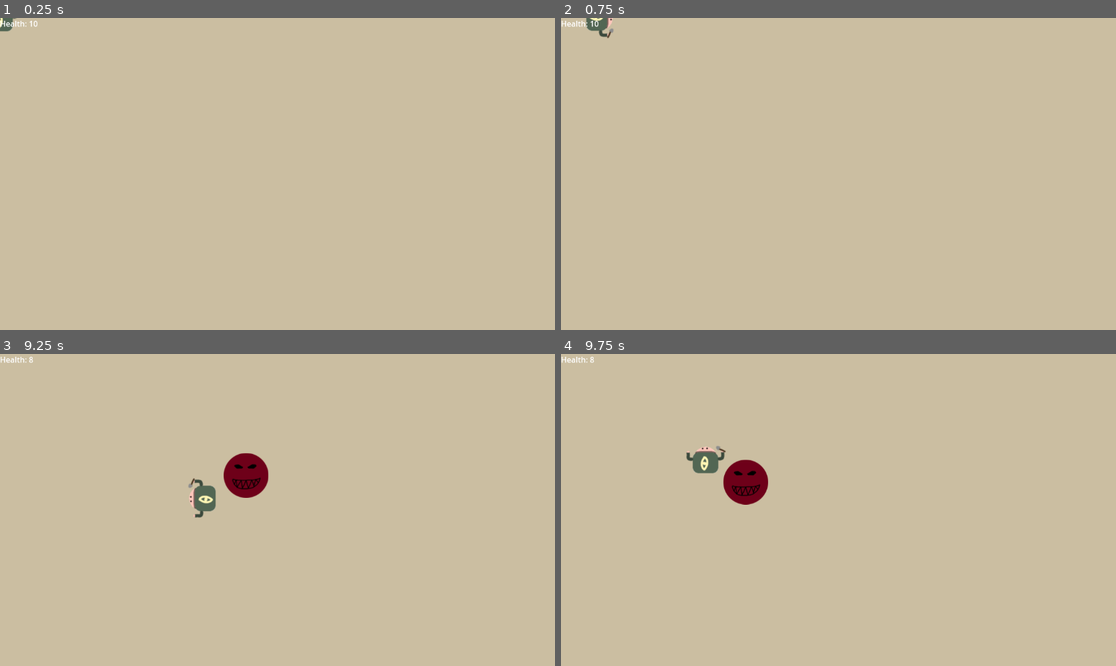
Above: before the commit, frames 1-4 (two rows, left to right).
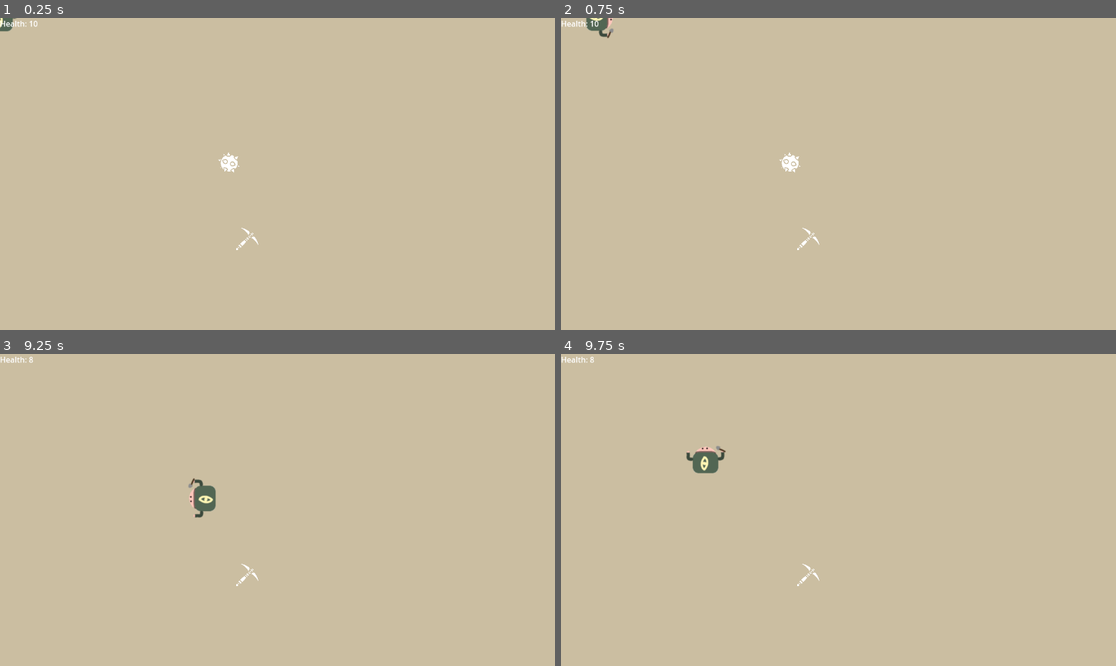
Above: after the commit, the same moments.

Repository: DonYall/Beneath-The-Earth
Game: Godot game, scene res://Scenes/Main.tscn
Two runs of this game, one before a commit and one after it. Both use one fixed random seed, a clock stepped at 60 frames per second and the inputs below.
Inputs:
- Up to frame 1 (0.25 s): no input
- Up to frame 2 (0.75 s): tap Enter at 0.5 s; hold Right (move_right) from 0.53 s (still down)
- Up to frame 3 (9.25 s): release Right (move_right) at 1.28 s; hold Down (move_down) 1.28-2.03 s; hold Right (move_right) 2.03-2.78 s; hold Up (move_up) 2.78-3.53 s; hold Left (move_left) 3.53-5.03 s; hold Down (move_down) 5.03-5.78 s; hold Right (move_right) 5.78-6.53 s; hold Up (move_up) 6.53-7.28 s; hold Right (move_right) 7.28-8.03 s; hold Down (move_down) 8.03-8.78 s; hold Left (move_left) from 8.78 s (still down)
- Up to frame 4 (9.75 s): release Left (move_left) at 9.53 s; hold Up (move_up) from 9.53 s (still down)

The runs differ from the first frame. In frame 1, 0.2% of the frame differs, in the area x 39-47%, y 42-75%; in frame 2, 0.2%; in frame 3, 1.0%, in the area x 40-49%, y 31-75%; in frame 4, 1.0%.

Commit message:
Spike kills enemy

Diff:
--- a/Scenes/Items/EnemySpawner.tscn
+++ b/Scenes/Items/EnemySpawner.tscn
@@ -1,17 +1,22 @@
 [gd_scene load_steps=4 format=3 uid="uid://0dkrbow1aum"]
 
-[ext_resource type="PackedScene" uid="uid://ha8ninm5fg3s" path="res://Scenes/Items/Item.tscn" id="1_gn6f0"]
 [ext_resource type="Script" path="res://Scripts/Items/EnemySpawner.gd" id="2_jgbdf"]
 [ext_resource type="PackedScene" uid="uid://bnflxl027j3tr" path="res://Scenes/Enemy.tscn" id="3_hbsul"]
 
-[node name="EnemySpawner" instance=ExtResource("1_gn6f0")]
+[sub_resource type="CircleShape2D" id="CircleShape2D_1dexw"]
+radius = 28.0179
+
+[node name="EnemySpawner" type="Area2D"]
 script = ExtResource("2_jgbdf")
 enemy_scene = ExtResource("3_hbsul")
 
-[node name="Sprite2D" parent="." index="0"]
-texture = null
+[node name="Sprite2D" type="Sprite2D" parent="."]
+scale = Vector2(0.1, 0.1)
 
-[node name="SpawnTimer" type="Timer" parent="." index="2"]
+[node name="CollisionShape2D" type="CollisionShape2D" parent="."]
+shape = SubResource("CircleShape2D_1dexw")
+
+[node name="SpawnTimer" type="Timer" parent="."]
 wait_time = 5.0
 autostart = true
 
--- a/Scenes/Items/Item.tscn
+++ b/Scenes/Items/Item.tscn
@@ -6,7 +6,7 @@
 [sub_resource type="CircleShape2D" id="CircleShape2D_1dexw"]
 radius = 28.0179
 
-[node name="Item" type="StaticBody2D"]
+[node name="Item" type="Area2D"]
 script = ExtResource("1_a3ppb")
 
 [node name="Sprite2D" type="Sprite2D" parent="."]
@@ -15,3 +15,6 @@
 
 [node name="CollisionShape2D" type="CollisionShape2D" parent="."]
 shape = SubResource("CircleShape2D_1dexw")
+
+[connection signal="area_entered" from="." to="." method="_on_area_entered"]
+[connection signal="body_entered" from="." to="." method="_on_body_entered"]
--- a/Scenes/Items/Spike.tscn
+++ b/Scenes/Items/Spike.tscn
@@ -1,13 +1,19 @@
 [gd_scene load_steps=4 format=3 uid="uid://dnuv7mqw80h82"]
 
-[ext_resource type="PackedScene" uid="uid://c5udklepcm7pr" path="res://Scenes/Items/Heart.tscn" id="1_4b50j"]
 [ext_resource type="Script" path="res://Scripts/Items/Spike.gd" id="2_nb0dv"]
 [ext_resource type="Texture2D" uid="uid://b2hdlikigo4h5" path="res://Assets/Textures/Items/spike.png" id="3_gbval"]
 
-[node name="Item" instance=ExtResource("1_4b50j")]
+[sub_resource type="CircleShape2D" id="CircleShape2D_1dexw"]
+radius = 28.0179
+
+[node name="Item" type="Area2D"]
 script = ExtResource("2_nb0dv")
-damage = 2
 
-[node name="Sprite2D" parent="." index="0"]
+[node name="Sprite2D" type="Sprite2D" parent="."]
 scale = Vector2(0.1, 0.1)
 texture = ExtResource("3_gbval")
+
+[node name="CollisionShape2D" type="CollisionShape2D" parent="."]
+shape = SubResource("CircleShape2D_1dexw")
+
+[connection signal="body_entered" from="." to="." method="_on_body_entered"]
--- a/Scenes/Main.tscn
+++ b/Scenes/Main.tscn
@@ -1,6 +1,8 @@
-[gd_scene load_steps=2 format=3 uid="uid://vhao644o8frr"]
+[gd_scene load_steps=4 format=3 uid="uid://vhao644o8frr"]
 
 [ext_resource type="Script" path="res://Scripts/Main.gd" id="1_bkaxq"]
+[ext_resource type="PackedScene" uid="uid://dnuv7mqw80h82" path="res://Scenes/Items/Spike.tscn" id="2_s2ksb"]
+[ext_resource type="PackedScene" uid="uid://ha8ninm5fg3s" path="res://Scenes/Items/Item.tscn" id="3_53duj"]
 
 [node name="Main" type="Node" groups=["player"]]
 script = ExtResource("1_bkaxq")
@@ -12,3 +14,9 @@
 grow_horizontal = 2
 grow_vertical = 2
 color = Color(0.796078, 0.745098, 0.631373, 1)
+
+[node name="Item" parent="." instance=ExtResource("2_s2ksb")]
+position = Vector2(475, 300)
+
+[node name="Item2" parent="." instance=ExtResource("3_53duj")]
+position = Vector2(513, 459)
--- a/Scripts/Items/Item.gd
+++ b/Scripts/Items/Item.gd
@@ -1,4 +1,4 @@
-extends StaticBody2D
+extends Area2D
 
 
 func _ready():
@@ -19,3 +19,13 @@
 # mock abstract function, meaning all items need to implement it
 func consume():
 	push_error("UNIMPLEMENTED ERROR: consume()")
+
+
+
+func _on_area_entered(area:Area2D):
+	# this function gets called when the player collides with this item
+	pass # Replace with function body.
+
+func _on_body_entered(body:Node2D):
+	# this function gets called when an enemy collides with this item
+	pass # Replace with function body.
--- a/Scripts/Items/Spike.gd
+++ b/Scripts/Items/Spike.gd
@@ -7,10 +7,15 @@
 	pass
 
 func consume():
-	# TODO: deal damage to player
 	print("Used spike item, deal damage to player")
+	queue_free()
 	pass
 
 func on_enemy_enter():
-	# TODO: kill enemy
 	pass
+
+func _on_body_entered(body: Node2D):
+	# kill enemy
+	body.queue_free()
+
+	consume()
